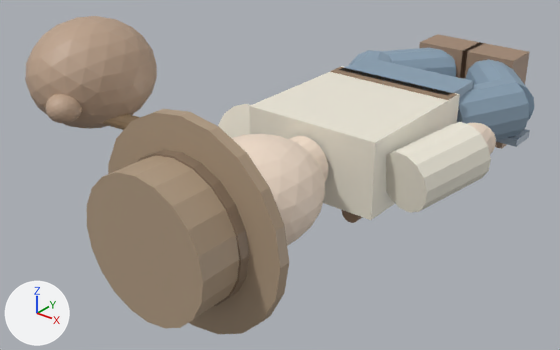
Renders of the glTF model models/George_walk_05.glb from each side of a commit.
Before and after are seen from a 50 mm lens placed at (1.7, -3.86, 1.32), pointed at (-0.27, -1.41, -0.2). Arrows for +X, +Y and +Z are at lower left; the lights stay in place. The older version comes first. Where no turn or scale is listed for an object, it has been applied to the vertices.

Objects in the first picture: 'denim_calf_-1', 'denim_thigh_1', 'faded_blue_denim_waist', 'fair_skin_face', 'hat_band', 'hat_crown', 'rolled_shirt_sleeve_-1', 'rolled_shirt_sleeve_1', 'tied_cloth_bindle', 'weathered_felt_hat_brim', 'work_boot_1', 'worn_cream_work_shirt' and 11 more.
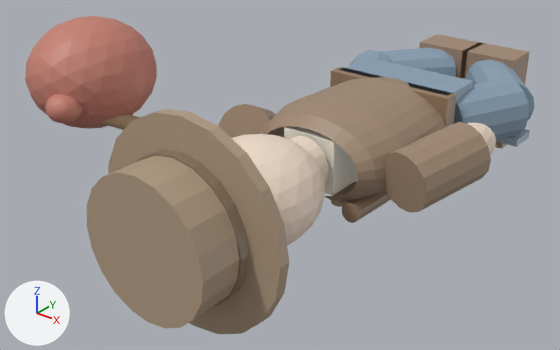
Patch to the scene script:
```diff
--- a/models/George_walk_05.glb.py
+++ b/models/George_walk_05.glb.py
@@ me_geometry_0 @@
 # used by ob_worn_cream_work_shirt; location = (0.0, 0.0, 0.0)
-me_geometry_0.from_pydata(...)  # 8 vertices, 12 faces; spans x -0.31..0.31, y -1.56..-0.88, z -0.165..0.165
+me_geometry_0.from_pydata(...)  # 761 vertices, 1428 faces; spans x -0.339..0.339, y -1.56..-0.88, z -0.202..0.2
+# me_geometry_0 part 1: 8 vertices removed from x -0.31..0.31, y -1.56..-0.88, z -0.165..0.165; 761 vertices added at x -0.339..0.339, y -1.56..-0.88, z -0.202..0.2
 me_geometry_0.materials.append(mat_defaultmaterial)
@@ me_geometry_9 @@
 me_geometry_9.from_pydata(...)  # 30 vertices, 56 faces; spans x -0.634..-0.286, y -1.562..-1.178, z -0.234..0.114
 # used by ob_rolled_shirt_sleeve__1; location = (0.0, 0.0, 0.0)
+# me_geometry_9 part 2: 56 faces centred in x -0.593..-0.327, y -1.536..-1.204, z -0.193..0.073 are repainted in the vertex colours; the middle colour goes from white #efeadb to beige #a18972
 me_geometry_9.materials.append(mat_defaultmaterial_009)
@@ me_geometry_17 @@
 me_geometry_17.from_pydata(...)  # 30 vertices, 56 faces; spans x 0.28..0.61, y -1.524..-1.116, z -0.123..0.161
 # used by ob_rolled_shirt_sleeve_1; location = (0.0, 0.0, 0.0)
+# me_geometry_17 part 3: 56 faces centred in x 0.312..0.576, y -1.512..-1.128, z -0.107..0.147 are repainted in the vertex colours; the middle colour goes from white #efeadb to beige #a18972
 me_geometry_17.materials.append(mat_defaultmaterial_017)
@@ me_geometry_31 @@
 me_geometry_31.from_pydata(...)  # 162 vertices, 320 faces; spans x -1.11..-0.61, y -2.2..-1.64, z 0.06..0.52
 # used by ob_tied_cloth_bindle; location = (0.0, 0.0, 0.0)
+# me_geometry_31 part 4: 320 faces centred in x -1.103..-0.617, y -2.192..-1.648, z 0.067..0.513 are repainted in the vertex colours; the middle colour goes from beige #bea38c to pink #c78071
 me_geometry_31.materials.append(mat_defaultmaterial_031)
```

Location of each change, (x1, y1, x2, y2) in pixels of the pictures (560 x 350 px):
'worn_cream_work_shirt', reshaped (13% narrower, 13% shorter): before (249, 71, 460, 220); after (262, 77, 445, 207)
part 2 of me_geometry_9, recoloured (white to beige): before (218, 104, 250, 138); after (218, 104, 277, 138)
part 3 of me_geometry_17, recoloured (white to beige): (386, 122, 491, 213) in both
part 4 of me_geometry_31, recoloured (beige to pink): (25, 16, 157, 129) in both
'suspender_1', unchanged, uncovered by the edit: before (342, 210, 363, 223); after (342, 191, 391, 223)
